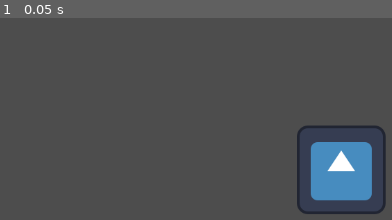
Above: before the commit, frame 1.
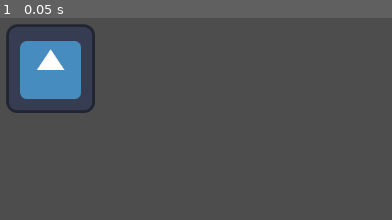
Above: after the commit, the same moment.

Repository: graveseaturtle/GithubTest
Game: Godot game, scene res://node_2d.tscn
The game is run twice, just before and just after one commit, with the same random seed, the same clock (stepped at 60 frames per second) and the same inputs. The project has no main scene, so this scene is started directly. The engine's default icon, where the game draws it, is replaced by a stand-in: a white triangle on a blue panel in a dark square.
Inputs:
- Up to frame 1 (0.05 s): no input

The runs differ from the first frame. In frame 1, 11% of the frame differs, in the area x 1-99%, y 2-98%.

Commit message:
moved sprite

Diff:
--- a/godot_test/node_2d.tscn
+++ b/godot_test/node_2d.tscn
@@ -5,5 +5,5 @@
 [node name="Node2D" type="Node2D"]
 
 [node name="Sprite2D" type="Sprite2D" parent="."]
-position = Vector2(567, 287)
+position = Vector2(148, 141)
 texture = ExtResource("1_rcu35")
